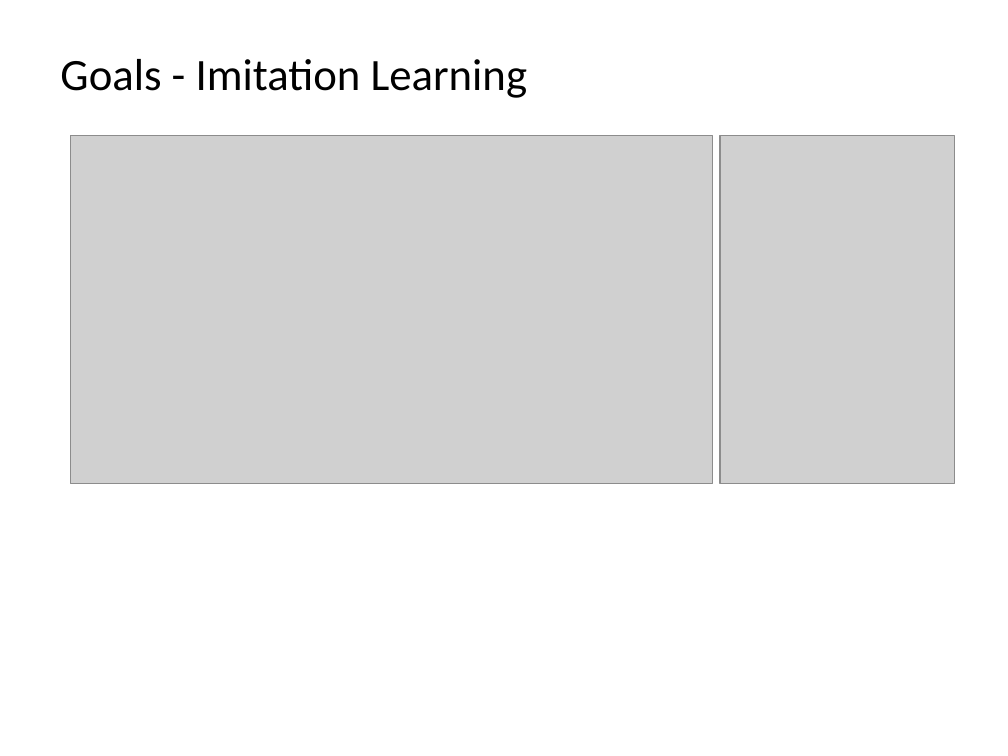
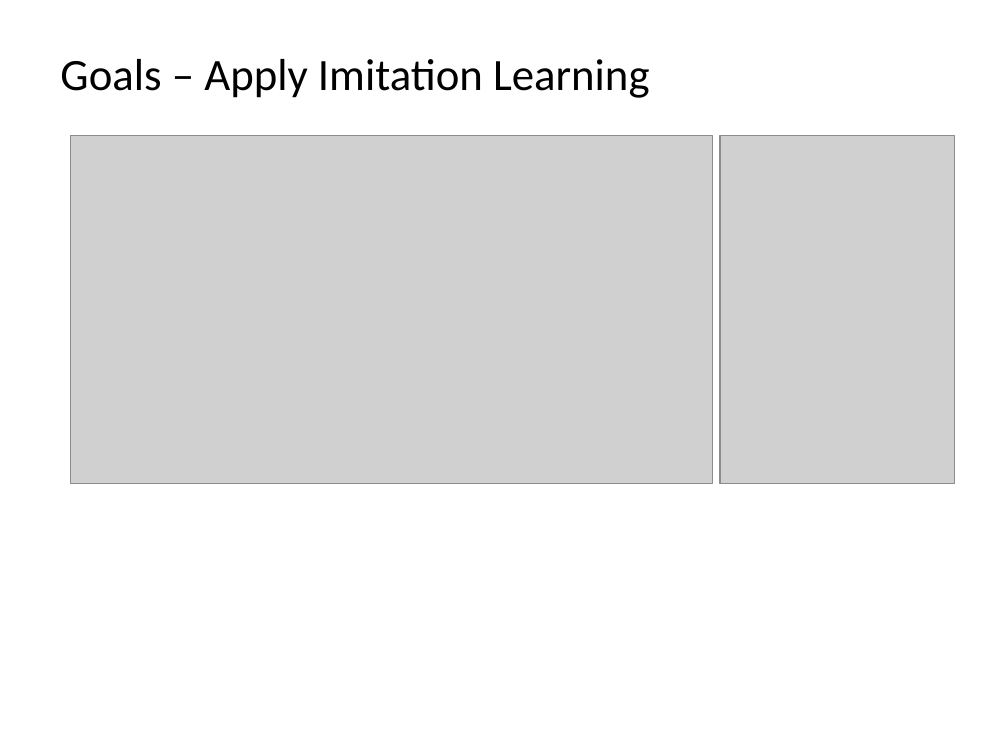
Before and after one commit to sangyongjeong111/papers, a slide deck: slide 3 of Proposal_SangyongJeong.pptx. Drawn at 1008x756 pixels with LibreOffice and Linux fonts; fonts in the diff are those of the drawing; grey boxes stand for pictures. Boxes give left, top, right and bottom in pixels: in the first picture for what was removed or moved away, otherwise in the second. Text is boxed around its words. In the diff, an @@ line names an element or a change of style, - is before the commit and + after.

```diff
--- a/Proposal_SangyongJeong.pptx
+++ b/Proposal_SangyongJeong.pptx
@@ title at (60, 59, 650, 98): text changed @@
-Goals - Imitation Learning
+Goals – Apply Imitation Learning
```
Also in this commit, not shown: 3 other slides changed, 3 slides added, 2 slides removed, 1 other file.
